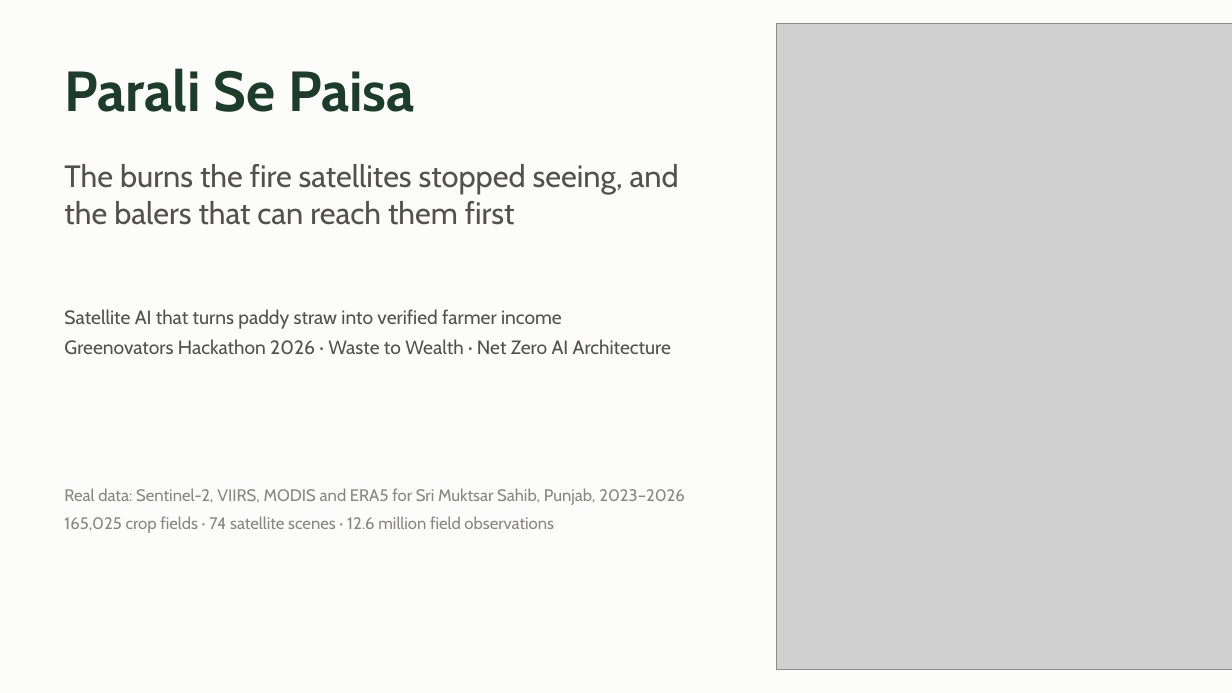
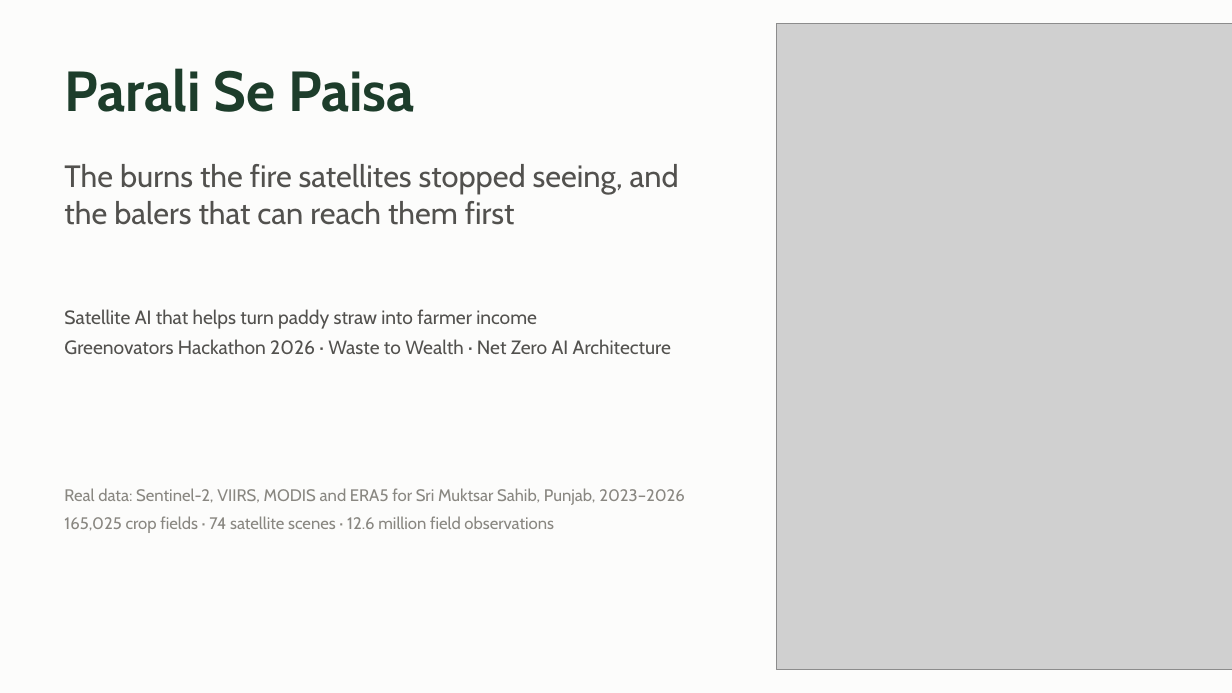
Before and after one commit to AshbinSaji2006/parali-se-paisa, a slide deck: slide 1 of reports/pitch/Parali_Se_Paisa_Greenovators2026.pptx. Drawn at 1232x693 pixels with LibreOffice and Linux fonts; fonts in the diff are those of the drawing; grey boxes stand for pictures. Boxes give left, top, right and bottom in pixels: in the first picture for what was removed or moved away, otherwise in the second. Text is boxed around its words. In the diff, an @@ line names an element or a change of style, - is before the commit and + after.

```diff
--- a/reports/pitch/Parali_Se_Paisa_Greenovators2026.pptx
+++ b/reports/pitch/Parali_Se_Paisa_Greenovators2026.pptx
@@ text at [64, 309, 537, 328]: text changed @@
-Satellite AI that turns paddy straw into verified farmer income
+Satellite AI that helps turn paddy straw into farmer income
```
Also in this commit, not shown: 4 other slides changed, 2 other files.
